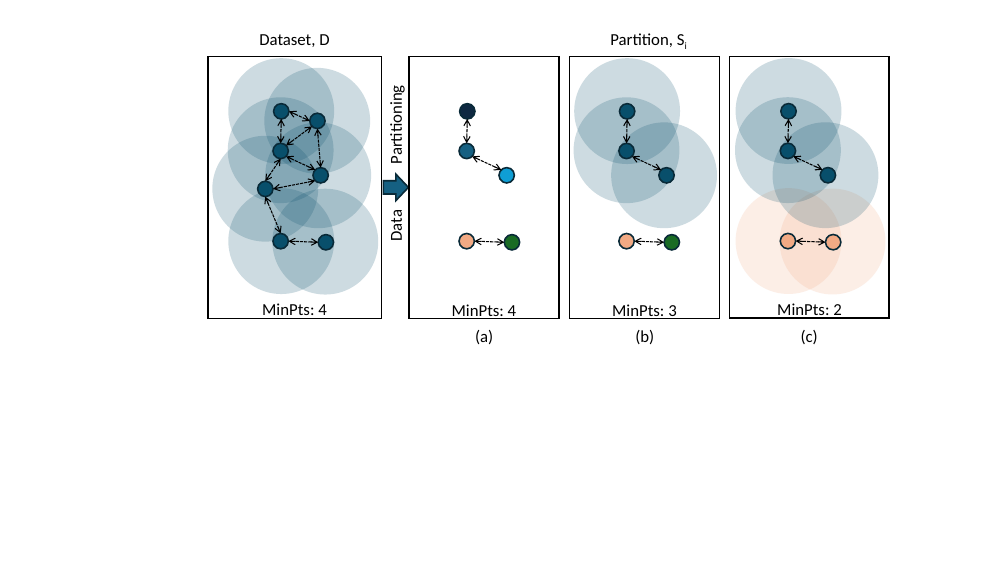
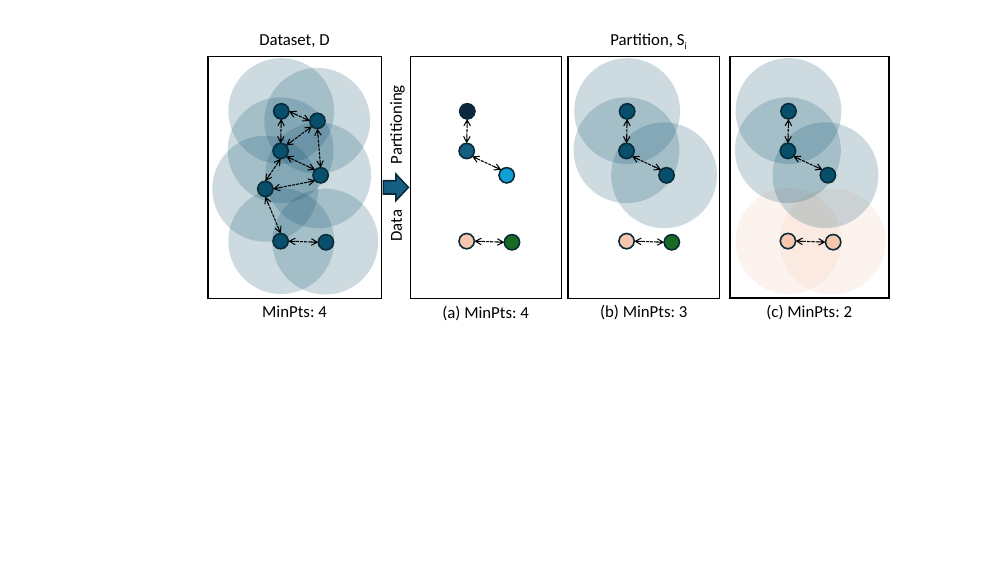
Before and after one commit to MuyeedAhmed/AcceleratedUL, a slide deck: slide 1 of Figures_EP/HAPV/DBSCAN.pptx. Drawn at 1008x567 pixels with LibreOffice and Linux fonts; fonts in the diff are those of the drawing. Boxes give left, top, right and bottom in pixels: in the first picture for what was removed or moved away, otherwise in the second. Text is boxed around its words. In the diff, an @@ line names an element or a change of style, - is before the commit and + after.

```diff
--- a/Figures_EP/HAPV/DBSCAN.pptx
+++ b/Figures_EP/HAPV/DBSCAN.pptx
@@ rectangle: place and size @@
-rectangle at (208, 57, 382, 318)
+rectangle at (208, 57, 382, 299)
@@ rectangle: place and size @@
-rectangle at (409, 57, 559, 319)
+rectangle at (411, 57, 562, 299)
@@ rectangle: place and size @@
-rectangle at (569, 57, 720, 319)
+rectangle at (569, 57, 720, 299)
@@ rectangle: place and size @@
-rectangle at (729, 56, 889, 318)
+rectangle at (730, 57, 889, 299)
@@ ellipse at (736, 188, 842, 294): fill #F2AA84 at 20% opacity to #F6C6AD at 20% opacity @@
@@ ellipse at (780, 189, 885, 295): fill #F2AA84 at 20% opacity to #F6C6AD at 20% opacity @@
@@ fill #F2AA84 to #F6C6AD in 4 elements at (619, 234, 634, 249), (780, 234, 796, 249), (826, 234, 841, 250), (459, 234, 474, 249) @@
@@ text at (442, 306, 528, 320): text changed @@
-(a)
+(a) MinPts: 4
@@ text removed at (452, 304, 516, 319) @@
-MinPts: 4
@@ text at (600, 305, 687, 319): text changed @@
-(b)
+(b) MinPts: 3
@@ text removed at (612, 304, 676, 319) @@
-MinPts: 3
@@ text at (766, 305, 852, 319): text changed @@
-(c)
+(c) MinPts: 2
@@ text removed at (777, 303, 841, 319) @@
-MinPts: 2
```
Also in this commit, not shown: 17 other files.
